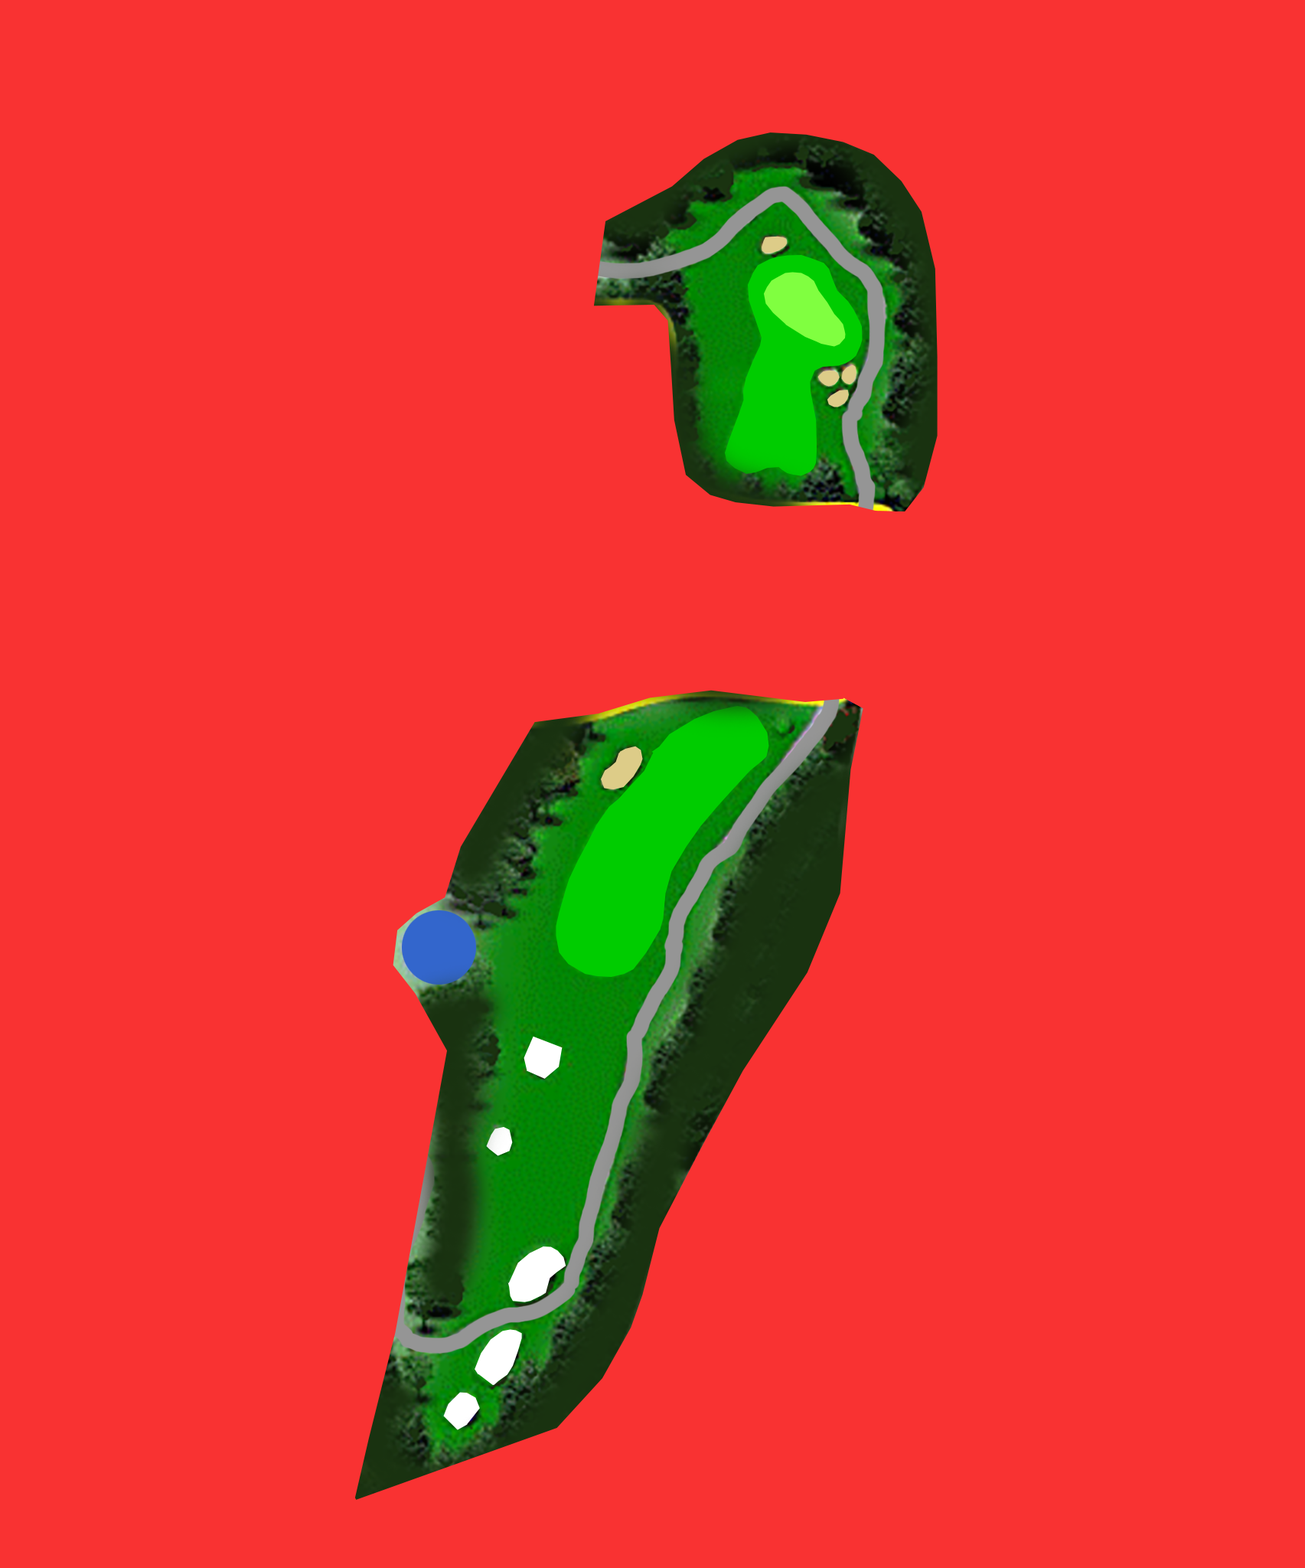
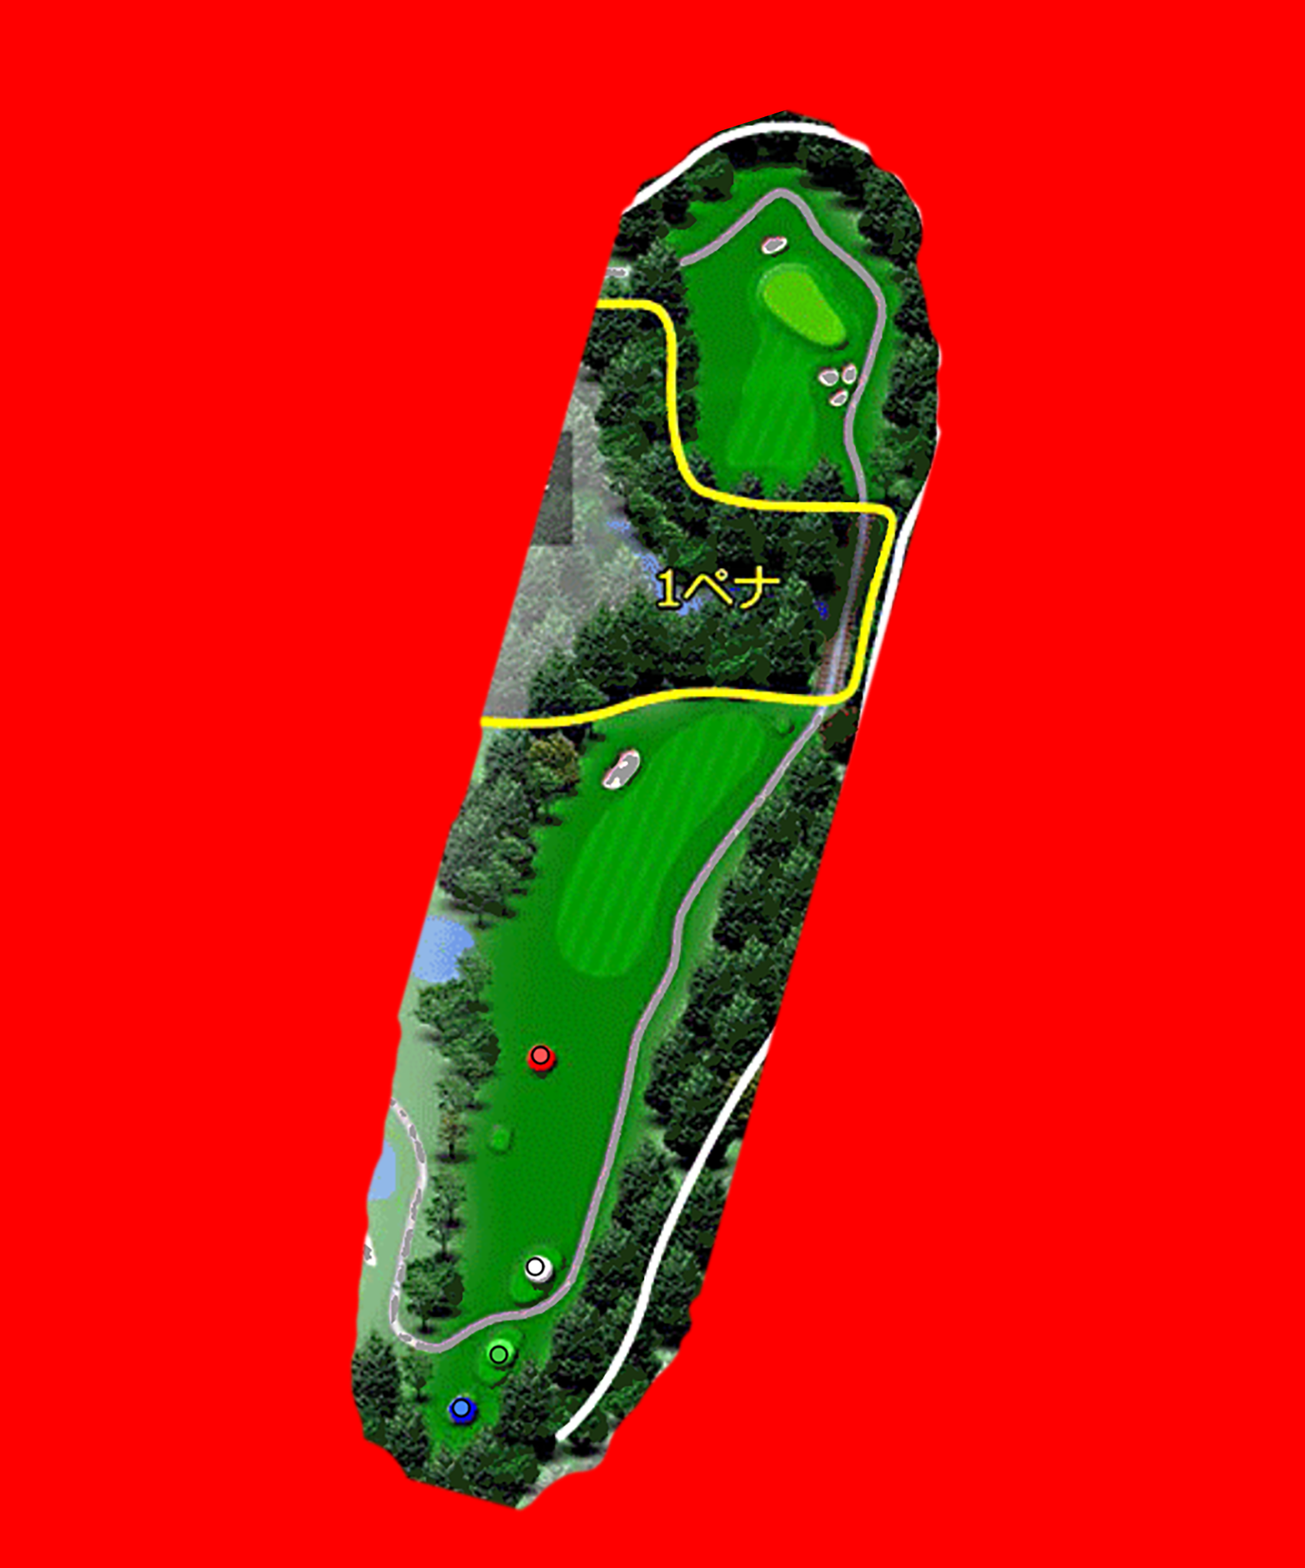
Layer changes from the first 1305 x 1568 image to the second:
hid "OB" over left=0, top=0, right=1305, bottom=1568
hid "Trees" over left=168, top=25, right=1157, bottom=1568
added layer "Lomond07-NewOB" above "Cart" over left=0, top=0, right=1305, bottom=1568
hid "Cart" over left=0, top=39, right=887, bottom=1355
hid "Water" over left=238, top=457, right=1067, bottom=1198
hid "Green" over left=763, top=271, right=847, bottom=347
hid "Tees" over left=443, top=1035, right=567, bottom=1431
hid "Bunkers" over left=601, top=235, right=857, bottom=791
hid "Fairway" over left=555, top=254, right=863, bottom=977
hid "Rough" over left=0, top=0, right=1305, bottom=1568